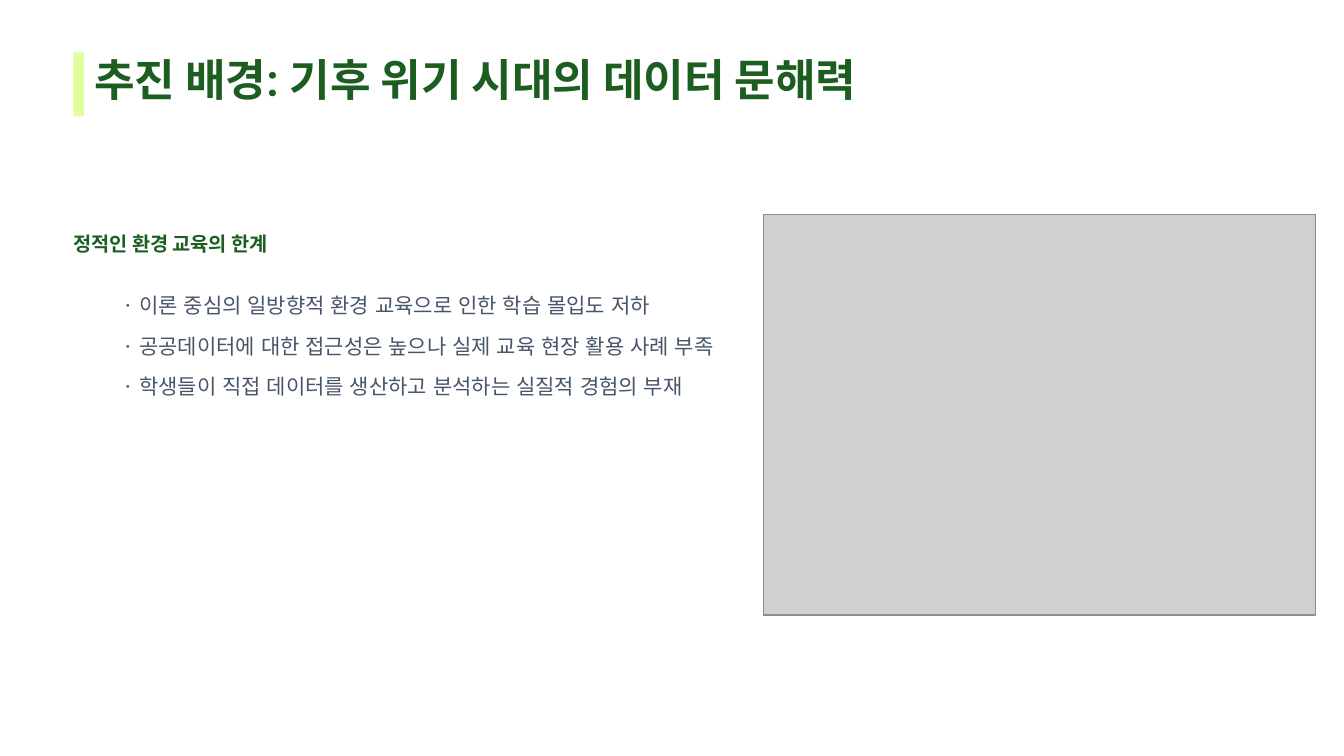
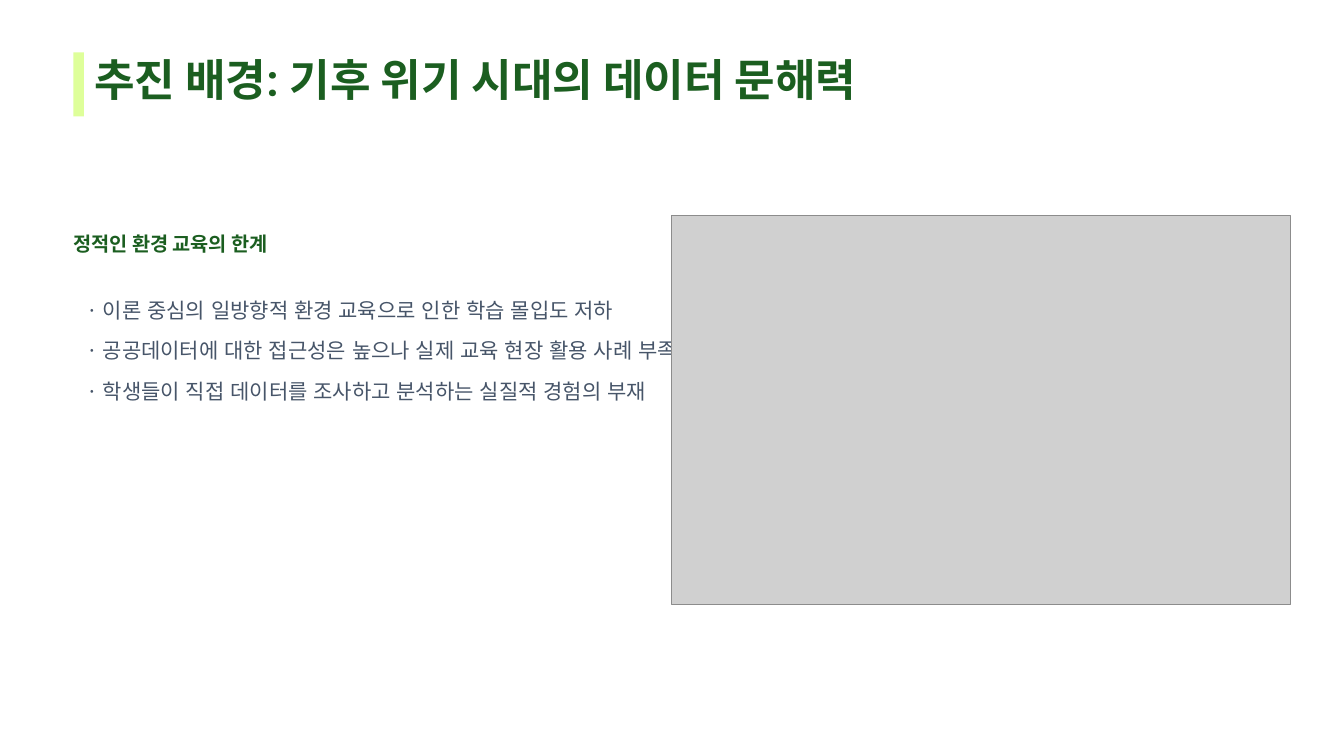
Before and after one commit to ses5848-commits/netzero, a slide deck: slide 2 of 넷제로 데이터 랩.pptx. Drawn at 1344x756 pixels with LibreOffice and Linux fonts; fonts in the diff are those of the drawing; grey boxes stand for pictures; background and template pictures are left out. Boxes give left, top, right and bottom in pixels: in the first picture for what was removed or moved away, otherwise in the second. Text is boxed around its words. In the diff, an @@ line names an element or a change of style, - is before the commit and + after.

```diff
--- a/넷제로 데이터 랩.pptx
+++ b/넷제로 데이터 랩.pptx
@@ picture: place and size @@
-picture at [763,215,1316,615]
+picture at [673,216,1292,604]
@@ text "· 이론 중심의 일방향적 환경 ...": place and size @@
-text "· 이론 중심의 일방향적 환경 ..." at [139,295,714,396]
+text "· 이론 중심의 일방향적 환경 ..." at [103,300,677,401]
@@ text at [103,381,646,401]: text changed @@
-· 학생들이 직접 데이터를 생산하고 분석하는 실질적 경험의 부재
+· 학생들이 직접 데이터를 조사하고 분석하는 실질적 경험의 부재
```
Also in this commit, not shown: 4 other slides changed, 1 other file.
